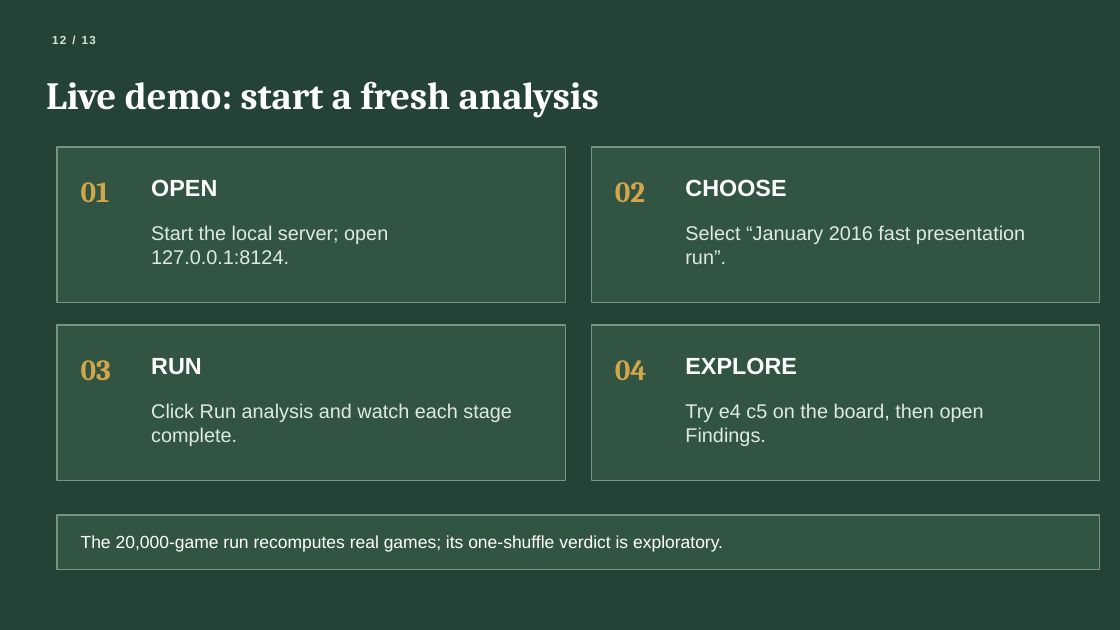
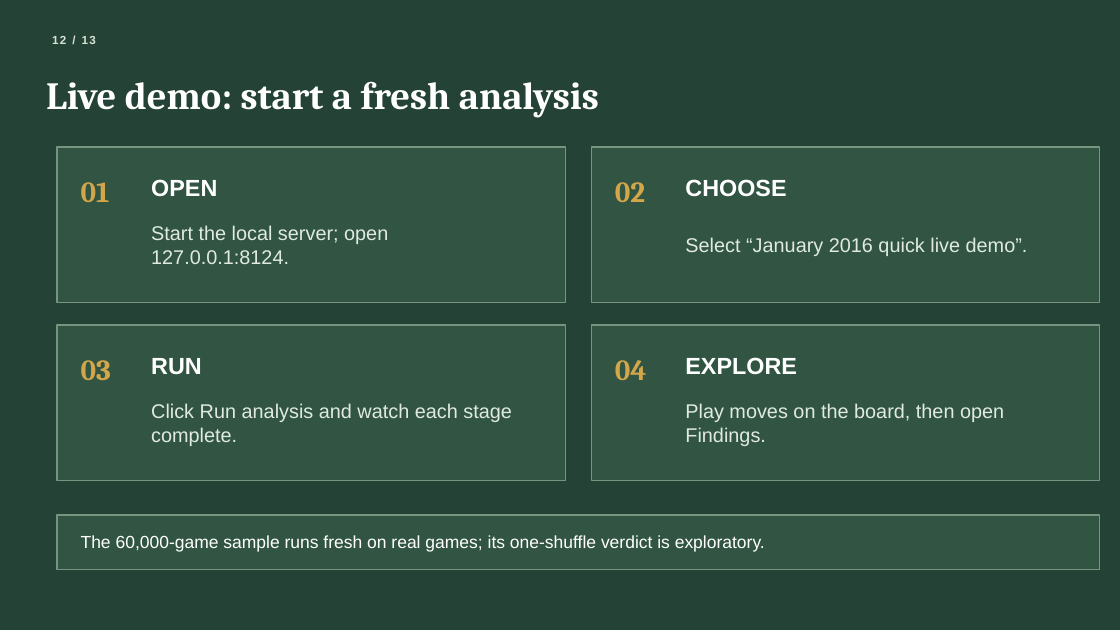
Before and after one commit to BlackBeanEagles/sna, a slide deck: slide 12 of docs/Chess_Opening_Contagion_Presentation.pptx. Drawn at 1120x630 pixels with LibreOffice and Linux fonts; fonts in the diff are those of the drawing. Boxes give left, top, right and bottom in pixels: in the first picture for what was removed or moved away, otherwise in the second. Text is boxed around its words. In the diff, an @@ line names an element or a change of style, - is before the commit and + after.

Commit message:
Add fast live runs and board-only demo

```diff
--- a/docs/Chess_Opening_Contagion_Presentation.pptx
+++ b/docs/Chess_Opening_Contagion_Presentation.pptx
@@ text at <box>685,237,1028,256</box>: text changed @@
-Select “January 2016 fast presentation run”.
+Select “January 2016 quick live demo”.
@@ text at <box>685,403,1004,446</box>: text changed @@
-Try e4 c5 on the board, then open Findings.
+Play moves on the board, then open Findings.
@@ text at <box>81,535,765,552</box>: text changed @@
-The 20,000-game run recomputes real games; its one-shuffle verdict is exploratory.
+The 60,000-game sample runs fresh on real games; its one-shuffle verdict is exploratory.
```
Also in this commit, not shown: 1 other slide changed, 10 other files.
